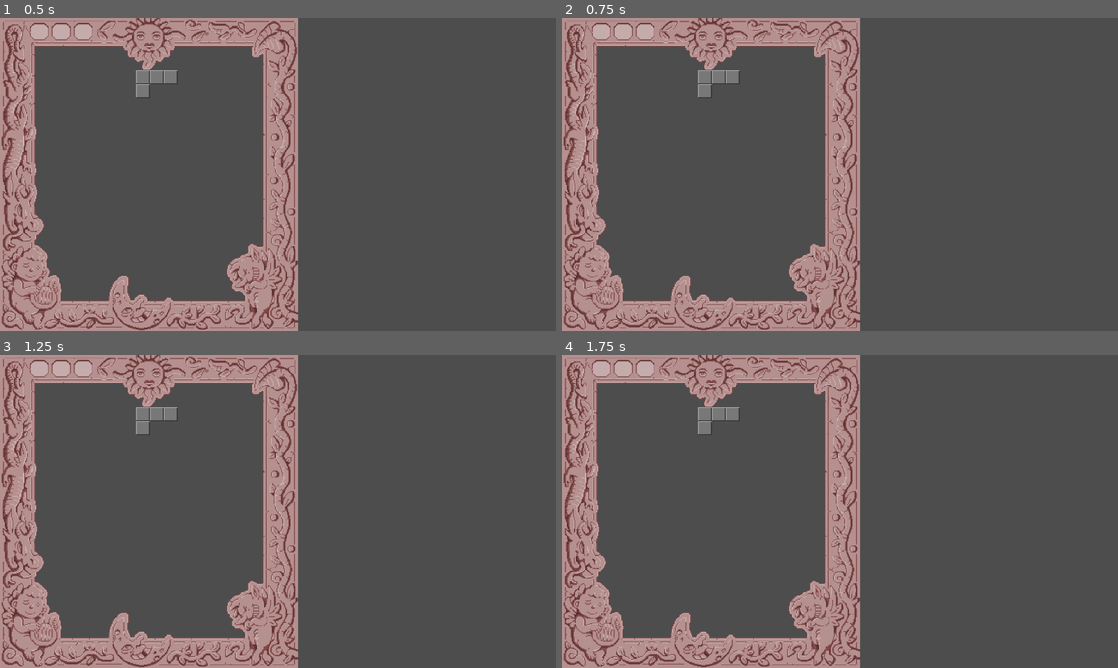
Above: before the commit, frames 1-4 (two rows, left to right).
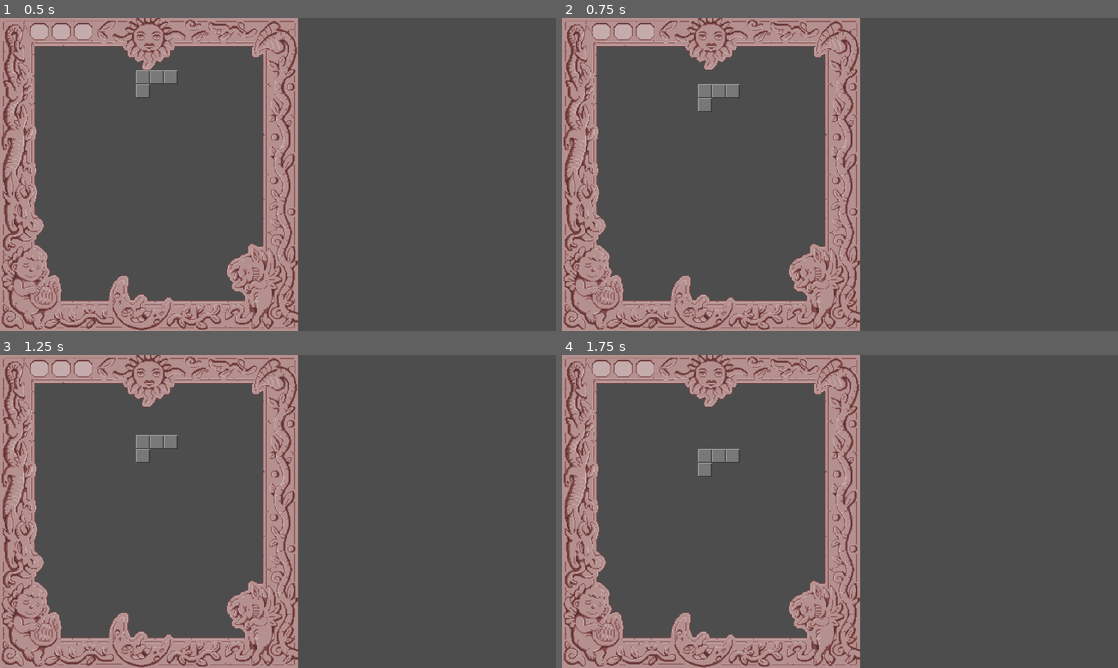
Above: after the commit, the same moments.

Repository: joaquimbrugues/santjordijam
Game: Godot game, scene res://escenes/nivell.tscn
The game is run twice, just before and just after one commit, with the same random seed, the same clock (stepped at 60 frames per second) and the same inputs.
Inputs:
- Up to frame 1 (0.5 s): no input
- Up to frame 2 (0.75 s): tap Enter at 0.5 s
- Up to frame 3 (1.25 s): no input
- Up to frame 4 (1.75 s): no input

Frame 1 is identical in both runs. In frame 2, 0.6% of the frame differs, in the area x 24-32%, y 16-30%; in frame 3, 0.8%, in the area x 24-32%, y 16-35%; in frame 4, 0.8%.

Commit message:
Escrita lògica de caiguda de peça

Diff:
--- a/escenes/nivell.tscn
+++ b/escenes/nivell.tscn
@@ -40,3 +40,9 @@
 
 [node name="Peça" parent="Capes" unique_id=1585660043 instance=ExtResource("2_r0mg4")]
 position = Vector2(345, 120)
+
+[node name="TicCaiguda" type="Timer" parent="." unique_id=1976850143]
+wait_time = 0.5
+autostart = true
+
+[connection signal="timeout" from="TicCaiguda" to="." method="_on_tic_caiguda_timeout"]
--- a/scripts/nivell.gd
+++ b/scripts/nivell.gd
@@ -1,7 +1,42 @@
 extends Node2D
+
+# Possibles següents moviments de la peça, segons l'input de la jugadora del teclat
+enum Moviments {Caiguda, Avall, Frena, Esquerra, Dreta, Gir}
+var proper_moviment: Moviments = Moviments.Caiguda
 
 @onready var peça: TileMapLayer = $Capes/Peça
 
 func _ready() -> void:
 	peça.crea_exemple()
 	peça.dibuixa_peça()
+
+# Aquesta funció es crida a cada tic del joc de tetris, i executarà el darrer moviment
+# que tingui desat a la variable `proper_moviment`,
+# a més de resetejar aquesta variable a Caiguda
+func _on_tic_caiguda_timeout() -> void:
+	match proper_moviment:
+		Moviments.Caiguda:
+			peça.posicio_seguent = peça.posicio + Vector2i.DOWN
+			print("La peça cau avall")
+		Moviments.Avall:
+			#TODO
+			print("La peça cau 3 posicions avall!")
+		Moviments.Frena:
+			#TODO
+			print("La peça cau 1 posició avall!")
+		Moviments.Esquerra:
+			#TODO
+			print("La peça es mou 1 posició a l'esquerra!")
+		Moviments.Dreta:
+			#TODO
+			print("La peça es mou 1 posició a la dreta!")
+		Moviments.Gir:
+			#TODO
+			print("La peça gira 90 graus en sentit horari!")
+
+	#TODO: Comprovar col·lisions aquí
+
+	# Aplica el moviment de la peça
+	peça.actualitza()
+	# Reinicialitza la variable de proper_moviment a Caiguda (per defecte)
+	proper_moviment = Moviments.Caiguda
--- a/scripts/peça.gd
+++ b/scripts/peça.gd
@@ -28,6 +28,8 @@
 # Funció usada només per a debugar
 func crea_exemple():
 	forma_actual = peces.pick_random()
+	forma_seguent = forma_actual
+	posicio_seguent = posicio
 	posicio = Vector2i(ENTRADA_X, 0)
 	var index = randi_range(0, 7)
 	atlas = [Vector2i(index, 0), Vector2i(index, 0), Vector2i(index, 0), Vector2i(index, 0)]
@@ -37,6 +39,14 @@
 	for index in forma_actual.size():
 		set_cell(posicio + forma_actual[index], 0, atlas[index])
 
+# Esborra la peça
 func esborra_peça():
 	for p in forma_actual:
 		erase_cell(posicio + p)
+
+# Mou i/o rota la peça
+func actualitza():
+	esborra_peça()
+	forma_actual = forma_seguent
+	posicio = posicio_seguent
+	dibuixa_peça()
Not shown, changed: README.md
